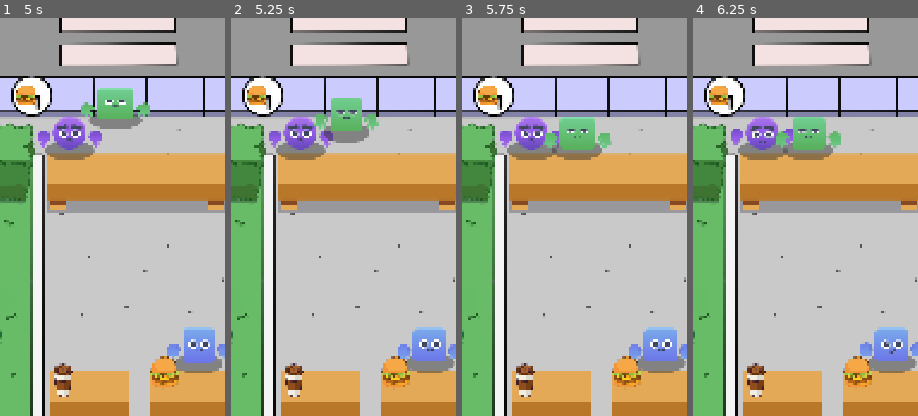
Above: before the commit, frames 1-4 (left to right).
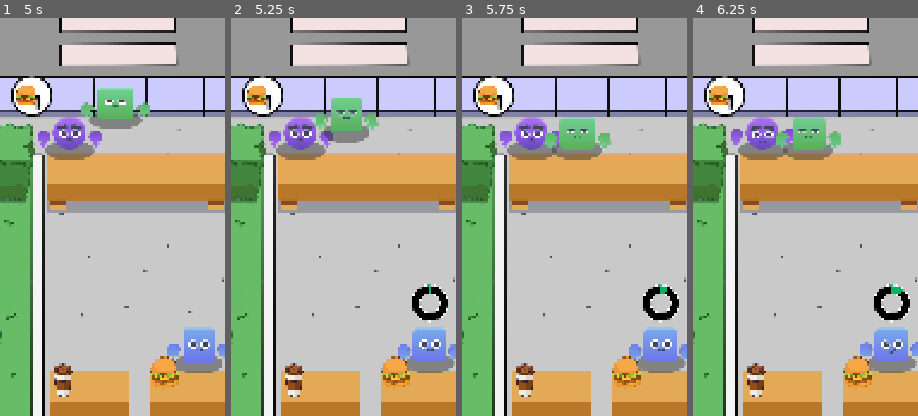
Above: after the commit, the same moments.

Repository: Sergiodevelopersk8/godotcurso2
Game: Godot game, scene res://scenes/Game/game.tscn
The game is run twice, just before and just after one commit, with the same random seed, the same clock (stepped at 60 frames per second) and the same inputs.
Inputs:
- Up to frame 1 (5 s): no input
- Up to frame 2 (5.25 s): no input
- Up to frame 3 (5.75 s): no input
- Up to frame 4 (6.25 s): no input
The pictures show only the part of the screen within x 19-69%, y 24-74%; the shares and areas given below are measured in that part.

Frame 1 is identical in both runs. In frame 2, 0.9% of the frame differs, in the area x 80-97%, y 66-77%; in frame 3, 0.9%; in frame 4, 0.9%.

Commit message:
paso al video 72

Diff:
--- a/idletycoonclone/scenes/cashier/cashier.gd
+++ b/idletycoonclone/scenes/cashier/cashier.gd
@@ -3,6 +3,10 @@
 
 #variable de movimiento
 @export var move_speed := 50.0
+
+#referencia a la barra de cocinando
+@onready var cook_bar: CookBar = $CookBar
+
 
 #animacion
 @onready var animation_player: AnimationPlayer = $AnimationPlayer
@@ -63,3 +67,14 @@
 
 func start_cook_time():
 	animation_player.play("idle")
+	cook_bar.show()
+	cook_bar.cook_item(item_request.cook_time)
+
+func deliver_oreder():
+	print("cook completed")
+
+
+func _on_cook_bar_on_cook_completed() -> void:
+	cook_bar.hide()
+	cook_bar.reset_bar()
+	deliver_oreder()
--- a/idletycoonclone/scenes/cashier/cashier.tscn
+++ b/idletycoonclone/scenes/cashier/cashier.tscn
@@ -1,10 +1,11 @@
-[gd_scene load_steps=10 format=3 uid="uid://wtwkuvkvgd8h"]
+[gd_scene load_steps=11 format=3 uid="uid://wtwkuvkvgd8h"]
 
 [ext_resource type="Script" uid="uid://bt2sct8n1tfy1" path="res://scenes/cashier/cashier.gd" id="1_erpnb"]
 [ext_resource type="Texture2D" uid="uid://vukrm1i8u07n" path="res://Idle Tycoon Assets/Sprites/Characters/blue_body_square.png" id="1_hdeuw"]
 [ext_resource type="Texture2D" uid="uid://dqbfes1vkfshe" path="res://Idle Tycoon Assets/Sprites/shadow.png" id="1_ks7a0"]
 [ext_resource type="Texture2D" uid="uid://jf60677t635w" path="res://Idle Tycoon Assets/Sprites/Characters/face_a.png" id="2_ks7a0"]
 [ext_resource type="Texture2D" uid="uid://ctjsioplj2qsa" path="res://Idle Tycoon Assets/Sprites/Characters/blue_hand_closed.png" id="3_erpnb"]
+[ext_resource type="PackedScene" uid="uid://blqrojrop5l45" path="res://scenes/ui/cook_bar.tscn" id="6_2t7dy"]
 
 [sub_resource type="Animation" id="Animation_erpnb"]
 length = 0.001
@@ -166,3 +167,13 @@
 &"": SubResource("AnimationLibrary_2t7dy")
 }
 autoplay = "idle"
+
+[node name="CookBar" parent="." instance=ExtResource("6_2t7dy")]
+visible = false
+offset_left = -45.0
+offset_top = -146.0
+offset_right = -45.0
+offset_bottom = -146.0
+scale = Vector2(0.7, 0.7)
+
+[connection signal="on_cook_completed" from="CookBar" to="." method="_on_cook_bar_on_cook_completed"]
--- a/idletycoonclone/scenes/customer/customer.tscn
+++ b/idletycoonclone/scenes/customer/customer.tscn
@@ -68,3 +68,6 @@
 text = "3
 "
 label_settings = SubResource("LabelSettings_lu5oa")
+
+[node name="CookBar" parent="." index="3"]
+visible = false
--- /dev/null
+++ b/idletycoonclone/scenes/ui/cook_bar.gd
@@ -0,0 +1,22 @@
+extends Control
+class_name CookBar
+
+#señal de compleado la barra
+signal on_cook_completed
+
+
+#variable de la barra de progreso del cocinado
+@onready var texture_progress_bar: TextureProgressBar = $TextureProgressBar
+
+#funcion de la barra de progreso
+func cook_item(time : float):
+	var tween := create_tween()
+	#anima la barra de progreso de la cocinada
+	tween.tween_property(texture_progress_bar,"value", 1.0, time)
+	#conectamos y finalizamos
+	tween.finished.connect(func(): on_cook_completed.emit())
+
+
+#funcion de resetear el valor
+func reset_bar():
+	texture_progress_bar.value = 0
--- /dev/null
+++ b/idletycoonclone/scenes/ui/cook_bar.tscn
@@ -0,0 +1,27 @@
+[gd_scene load_steps=4 format=3 uid="uid://blqrojrop5l45"]
+
+[ext_resource type="Texture2D" uid="uid://qbopjyxfa6p" path="res://Idle Tycoon Assets/Sprites/UI/pb_circle.png" id="1_hxq7s"]
+[ext_resource type="Script" uid="uid://byuk235rh1f6j" path="res://scenes/ui/cook_bar.gd" id="1_jinxv"]
+[ext_resource type="Texture2D" uid="uid://biwnftuyqjgt7" path="res://Idle Tycoon Assets/Sprites/UI/pg_outline.png" id="2_jinxv"]
+
+[node name="CookBar" type="Control"]
+layout_mode = 3
+anchors_preset = 15
+anchor_right = 1.0
+anchor_bottom = 1.0
+grow_horizontal = 2
+grow_vertical = 2
+script = ExtResource("1_jinxv")
+
+[node name="TextureProgressBar" type="TextureProgressBar" parent="."]
+layout_mode = 0
+offset_right = 40.0
+offset_bottom = 40.0
+max_value = 1.0
+step = 0.01
+fill_mode = 4
+texture_under = ExtResource("1_hxq7s")
+texture_over = ExtResource("2_jinxv")
+texture_progress = ExtResource("1_hxq7s")
+tint_under = Color(0, 0, 0, 1)
+tint_progress = Color(2.74345e-06, 0.708745, 0.382789, 1)
Not shown, added: idletycoonclone/scenes/ui/cook_bar.gd.uid
